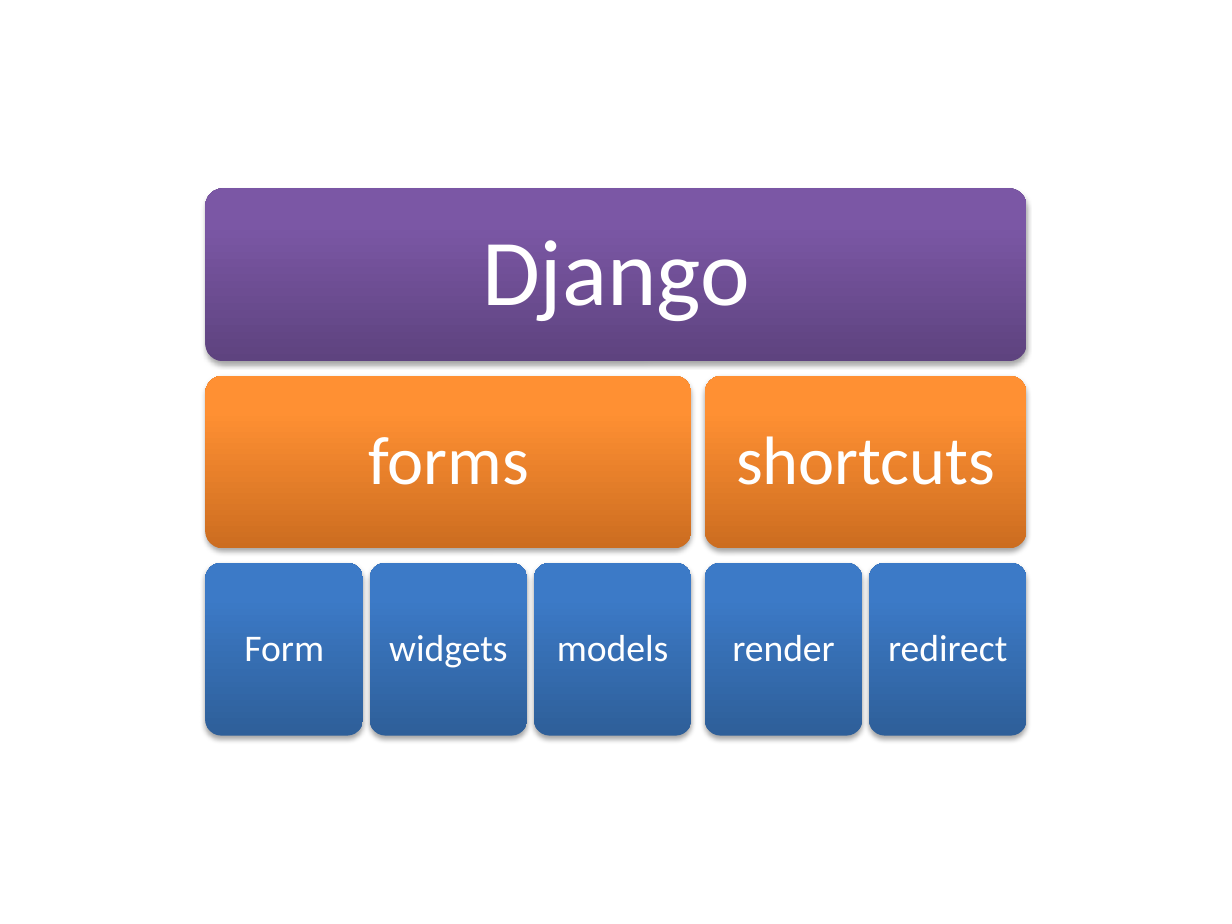
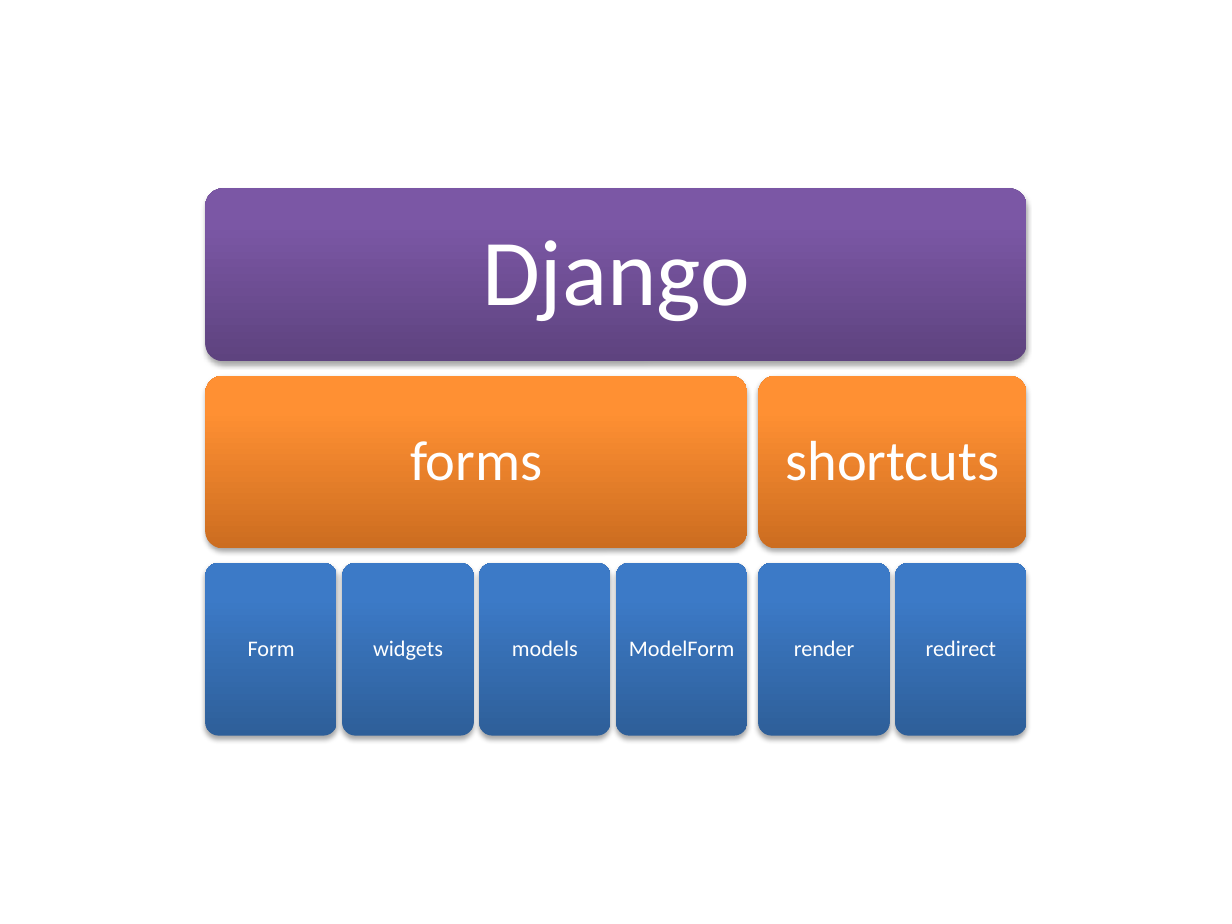
Before and after one commit to OHua/lunch, a slide deck: slide 1 of Django_framework.pptx. Drawn at 1232x924 pixels with LibreOffice and Linux fonts; fonts in the diff are those of the drawing. Boxes give left, top, right and bottom in pixels: in the first picture for what was removed or moved away, otherwise in the second. Text is boxed around its words. In the diff, an @@ line names an element or a change of style, - is before the commit and + after.

```diff
--- a/Django_framework.pptx
+++ b/Django_framework.pptx
@@ rounded rectangle: place and size @@
-rounded rectangle at bbox=[206, 376, 692, 548]
+rounded rectangle at bbox=[206, 376, 748, 548]
@@ text "forms" at bbox=[410, 441, 543, 481]: size 40 to 33 pt; less space between paragraphs @@
@@ rounded rectangle: place and size @@
-rounded rectangle at bbox=[705, 376, 1026, 548]
+rounded rectangle at bbox=[759, 376, 1027, 548]
@@ text "shortcuts" at bbox=[786, 440, 1000, 481]: size 40 to 33 pt; less space between paragraphs @@
@@ text "shortcuts": place and size @@
-text "shortcuts" at bbox=[736, 436, 995, 485]
+text "shortcuts" at bbox=[786, 440, 1000, 481]
@@ rounded rectangle: place and size @@
-rounded rectangle at bbox=[206, 563, 363, 736]
+rounded rectangle at bbox=[206, 563, 338, 736]
@@ rounded rectangle: place and size @@
-rounded rectangle at bbox=[370, 563, 527, 736]
+rounded rectangle at bbox=[342, 563, 474, 736]
@@ text "widgets": place and size @@
-text "widgets" at bbox=[389, 635, 507, 668]
+text "widgets" at bbox=[373, 640, 443, 660]
@@ rounded rectangle: place and size @@
-rounded rectangle at bbox=[533, 563, 691, 736]
+rounded rectangle at bbox=[479, 563, 611, 736]
@@ size 22 to 13 pt; less space between paragraphs in 5 elements at bbox=[248, 641, 295, 656], bbox=[926, 640, 997, 656], bbox=[373, 640, 443, 660], bbox=[794, 640, 855, 656], bbox=[512, 640, 578, 656] @@
@@ text "models": place and size @@
-text "models" at bbox=[557, 635, 669, 662]
+text "models" at bbox=[512, 640, 578, 656]
@@ rounded rectangle added at bbox=[616, 563, 748, 736], fill gradient #2F5F99 to #3D7CC7 to #3A7CCB @@
@@ rounded rectangle: place and size @@
-rounded rectangle at bbox=[705, 563, 862, 736]
+rounded rectangle at bbox=[759, 563, 891, 736]
@@ text "render": place and size @@
-text "render" at bbox=[732, 635, 834, 662]
+text "render" at bbox=[794, 640, 855, 656]
@@ rounded rectangle: place and size @@
-rounded rectangle at bbox=[869, 563, 1026, 736]
+rounded rectangle at bbox=[896, 563, 1027, 736]
@@ text "redirect": place and size @@
-text "redirect" at bbox=[888, 635, 1007, 662]
+text "redirect" at bbox=[926, 640, 997, 656]
@@ text added at bbox=[629, 640, 735, 656], 13 pt, text #FFFFFF @@
+ModelForm
```
Also in this commit, not shown: 7 other files.
